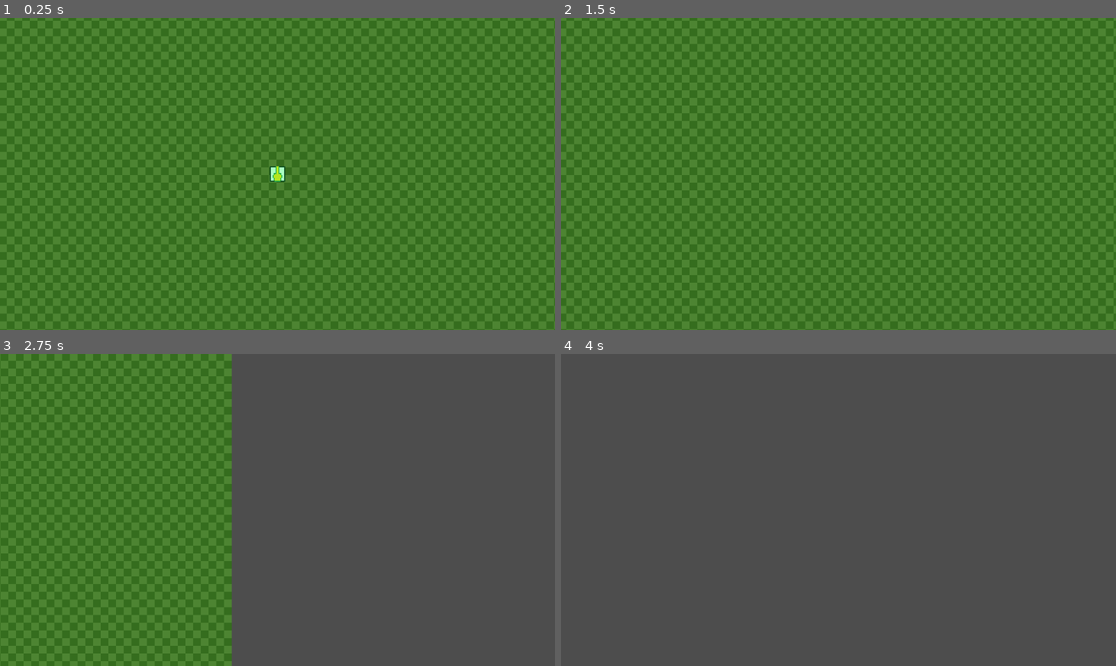
Above: before the commit, frames 1-4 (two rows, left to right).
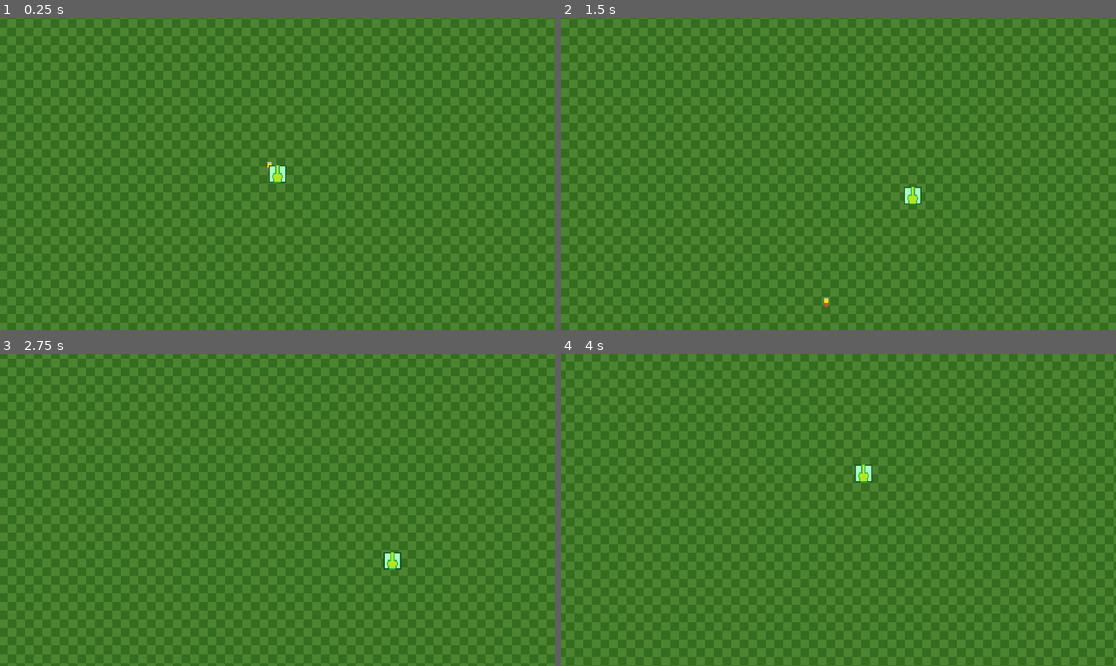
Above: after the commit, the same moments.

Repository: RustyLesh/ProjectGDMobSurvive
Game: Godot game, scene res://Objects/grass_land.tscn
The game is run twice, just before and just after one commit, with the same random seed, the same clock (stepped at 60 frames per second) and the same inputs.
Inputs:
- Up to frame 1 (0.25 s): no input
- Up to frame 2 (1.5 s): hold D (move_right) 0.53-1.28 s; hold S (move_down) from 1.28 s (still down)
- Up to frame 3 (2.75 s): release S (move_down) at 2.03 s; hold D (move_right) from 2.03 s (still down)
- Up to frame 4 (4 s): release D (move_right) at 2.78 s; hold W (move_up) 2.78-3.53 s; hold A (move_left) from 3.53 s (still down)

The runs differ from the first frame. In frame 1, 0.1% of the frame differs, in the area x 48-52%, y 46-53%; in frame 2, 0.2%; in frame 3, 58%; in frame 4, 100%, in the area x 0-100%, y 0-100%.

Commit message:
Bullet
bullet scene and bullet script added
Analogue stick movement

Diff:
--- /dev/null
+++ b/Objects/bullet.tscn
@@ -0,0 +1,21 @@
+[gd_scene load_steps=4 format=3 uid="uid://cui7dhok4j3tb"]
+
+[ext_resource type="Texture2D" uid="uid://rrn4joq58nuh" path="res://Art/Bullet.png" id="1_1cij1"]
+[ext_resource type="Script" path="res://Scripits/bullet.gd" id="1_yyddl"]
+
+[sub_resource type="CapsuleShape2D" id="CapsuleShape2D_bxk4r"]
+radius = 2.0
+height = 10.0
+
+[node name="Bullet" type="Area2D"]
+texture_filter = 1
+script = ExtResource("1_yyddl")
+speed = 100
+
+[node name="Sprite2D" type="Sprite2D" parent="."]
+texture = ExtResource("1_1cij1")
+
+[node name="CollisionShape2D" type="CollisionShape2D" parent="."]
+shape = SubResource("CapsuleShape2D_bxk4r")
+
+[connection signal="body_entered" from="." to="." method="_on_body_entered"]
--- a/Objects/grass_land.tscn
+++ b/Objects/grass_land.tscn
@@ -1,7 +1,8 @@
-[gd_scene load_steps=5 format=3 uid="uid://ce8nyunhu5s8m"]
+[gd_scene load_steps=6 format=3 uid="uid://ce8nyunhu5s8m"]
 
 [ext_resource type="Texture2D" uid="uid://ccjnqp1qsnht4" path="res://Art/MiniGolf.png" id="1_wxcu4"]
-[ext_resource type="PackedScene" uid="uid://chvh5iafsfc0y" path="res://Objects/player.tscn" id="2_8wjfs"]
+[ext_resource type="PackedScene" uid="uid://cui7dhok4j3tb" path="res://Objects/bullet.tscn" id="1_yljrm"]
+[ext_resource type="PackedScene" uid="uid://dq0utpd576hbh" path="res://Objects/player.tscn" id="2_8wjfs"]
 
 [sub_resource type="TileSetAtlasSource" id="TileSetAtlasSource_vo6ml"]
 resource_name = "GrassLand"
@@ -32,6 +33,10 @@
 [node name="LVL_GrassLand" type="Node2D"]
 texture_filter = 1
 
+[node name="Bullet" parent="." instance=ExtResource("1_yljrm")]
+position = Vector2(321, 245)
+rotation = -3.16472
+
 [node name="BG" type="TileMap" parent="."]
 z_index = -100
 texture_filter = 1
--- a/Objects/player.tscn
+++ b/Objects/player.tscn
@@ -1,24 +1,25 @@
-[gd_scene load_steps=4 format=3 uid="uid://chvh5iafsfc0y"]
+[gd_scene load_steps=4 format=3 uid="uid://dq0utpd576hbh"]
 
+[ext_resource type="Script" path="res://Scripits/player.gd" id="1_5g5kj"]
 [ext_resource type="Texture2D" uid="uid://dar4wj000kt41" path="res://Art/Player.png" id="1_cbo8b"]
-[ext_resource type="Script" path="res://player.gd" id="1_shyvl"]
 
-[sub_resource type="RectangleShape2D" id="RectangleShape2D_qs5f5"]
-size = Vector2(16, 16)
+[sub_resource type="RectangleShape2D" id="RectangleShape2D_o4i0v"]
+size = Vector2(12, 12)
 
-[node name="Player" type="RigidBody2D"]
-gravity_scale = 0.0
-script = ExtResource("1_shyvl")
+[node name="Player" type="CharacterBody2D"]
+script = ExtResource("1_5g5kj")
 
 [node name="Sprite2D" type="Sprite2D" parent="."]
 texture_filter = 1
 texture = ExtResource("1_cbo8b")
 
+[node name="Area2D" type="Area2D" parent="."]
+
 [node name="CollisionShape2D" type="CollisionShape2D" parent="."]
-shape = SubResource("RectangleShape2D_qs5f5")
+shape = SubResource("RectangleShape2D_o4i0v")
 
 [node name="Camera2D" type="Camera2D" parent="."]
-zoom = Vector2(2, 2)
+zoom = Vector2(2.255, 2.255)
 position_smoothing_enabled = true
 position_smoothing_speed = 1.0
 drag_horizontal_enabled = true
--- /dev/null
+++ b/Scripits/bullet.gd
@@ -0,0 +1,9 @@
+extends Area2D
+
+@export var speed = 20
+
+func _physics_process(delta):
+		move_local_y(-speed * delta)
+
+func _on_body_entered(body):
+	print("Hit: " + body.name)
--- /dev/null
+++ b/Scripits/player.gd
@@ -0,0 +1,34 @@
+extends CharacterBody2D
+
+@export var force = 100
+
+func _physics_process(delta):
+
+	velocity = Vector2(0,0);
+
+	if(Input.get_action_strength("move_left") > 0):
+		velocity = Vector2(-force * Input.get_action_strength("move_left"), 0)
+		move_and_slide()
+
+	if(Input.get_action_strength("move_right") > 0):
+		velocity = Vector2(force * Input.get_action_strength("move_right"), 0)
+		move_and_slide()
+
+	if(Input.get_action_strength("move_up") > 0):
+		velocity = Vector2(0, -force * Input.get_action_strength("move_up"))
+		move_and_slide()
+
+	if(Input.get_action_strength("move_down") > 0):
+		velocity = Vector2(0, force * Input.get_action_strength("move_down"))
+		move_and_slide()
+
+
+#
+#	if(Input.is_action_pressed("move_left")):
+#		apply_force(Vector2(-force, 0))
+#
+#	if(Input.is_action_pressed("move_up")):
+#		apply_force(Vector2(0, -force))
+#
+#	if(Input.is_action_pressed("move_down")):
+#		apply_force(Vector2(0, force))
--- a/player.gd
+++ /dev/null
@@ -1,17 +0,0 @@
-extends RigidBody2D
-
-@export var force = 1000
-
-func _physics_process(delta):
-
-	if(Input.is_action_pressed("move_right")):
-		apply_force(Vector2(force, 0))
-
-	if(Input.is_action_pressed("move_left")):
-		apply_force(Vector2(-force, 0))
-
-	if(Input.is_action_pressed("move_up")):
-		apply_force(Vector2(0, -force))
-
-	if(Input.is_action_pressed("move_down")):
-		apply_force(Vector2(0, force))
--- a/project.godot
+++ b/project.godot
@@ -25,25 +25,29 @@
 "deadzone": 0.5,
 "events": [Object(InputEventJoypadButton,"resource_local_to_scene":false,"resource_name":"","device":-1,"button_index":14,"pressure":0.0,"pressed":false,"script":null)
 , Object(InputEventKey,"resource_local_to_scene":false,"resource_name":"","device":-1,"window_id":0,"alt_pressed":false,"shift_pressed":false,"ctrl_pressed":false,"meta_pressed":false,"pressed":false,"keycode":0,"physical_keycode":68,"key_label":0,"unicode":100,"echo":false,"script":null)
+, Object(InputEventJoypadMotion,"resource_local_to_scene":false,"resource_name":"","device":-1,"axis":0,"axis_value":1.0,"script":null)
 ]
 }
 move_left={
 "deadzone": 0.5,
 "events": [Object(InputEventKey,"resource_local_to_scene":false,"resource_name":"","device":-1,"window_id":0,"alt_pressed":false,"shift_pressed":false,"ctrl_pressed":false,"meta_pressed":false,"pressed":false,"keycode":0,"physical_keycode":65,"key_label":0,"unicode":97,"echo":false,"script":null)
 , Object(InputEventJoypadButton,"resource_local_to_scene":false,"resource_name":"","device":-1,"button_index":13,"pressure":0.0,"pressed":true,"script":null)
+, Object(InputEventJoypadMotion,"resource_local_to_scene":false,"resource_name":"","device":-1,"axis":0,"axis_value":-1.0,"script":null)
 ]
 }
 move_up={
 "deadzone": 0.5,
 "events": [Object(InputEventKey,"resource_local_to_scene":false,"resource_name":"","device":-1,"window_id":0,"alt_pressed":false,"shift_pressed":false,"ctrl_pressed":false,"meta_pressed":false,"pressed":false,"keycode":0,"physical_keycode":87,"key_label":0,"unicode":119,"echo":false,"script":null)
 , Object(InputEventJoypadButton,"resource_local_to_scene":false,"resource_name":"","device":-1,"button_index":11,"pressure":0.0,"pressed":true,"script":null)
+, Object(InputEventJoypadMotion,"resource_local_to_scene":false,"resource_name":"","device":-1,"axis":1,"axis_value":-1.0,"script":null)
 ]
 }
 move_down={
 "deadzone": 0.5,
 "events": [Object(InputEventKey,"resource_local_to_scene":false,"resource_name":"","device":-1,"window_id":0,"alt_pressed":false,"shift_pressed":false,"ctrl_pressed":false,"meta_pressed":false,"pressed":false,"keycode":0,"physical_keycode":83,"key_label":0,"unicode":115,"echo":false,"script":null)
 , Object(InputEventJoypadButton,"resource_local_to_scene":false,"resource_name":"","device":-1,"button_index":12,"pressure":0.0,"pressed":true,"script":null)
-]
+, Object(InputEventJoypadMotion,"resource_local_to_scene":false,"resource_name":"","device":-1,"axis":1,"axis_value":1.0,"script":null)
+, null]
 }
 
 [rendering]
Binary file added: Art/Bullet.png
Not shown, added: Art/Bullet.png.import
